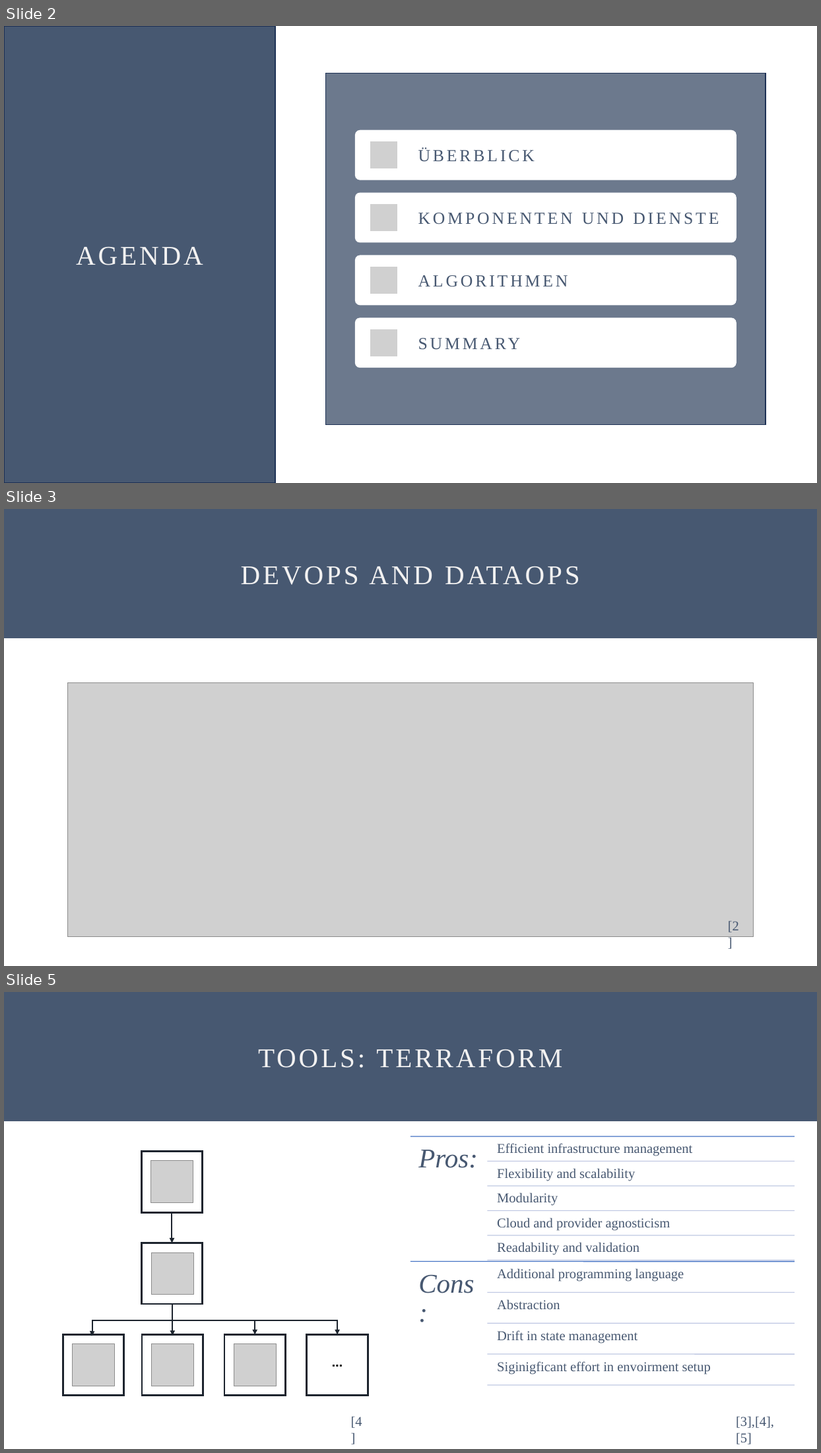
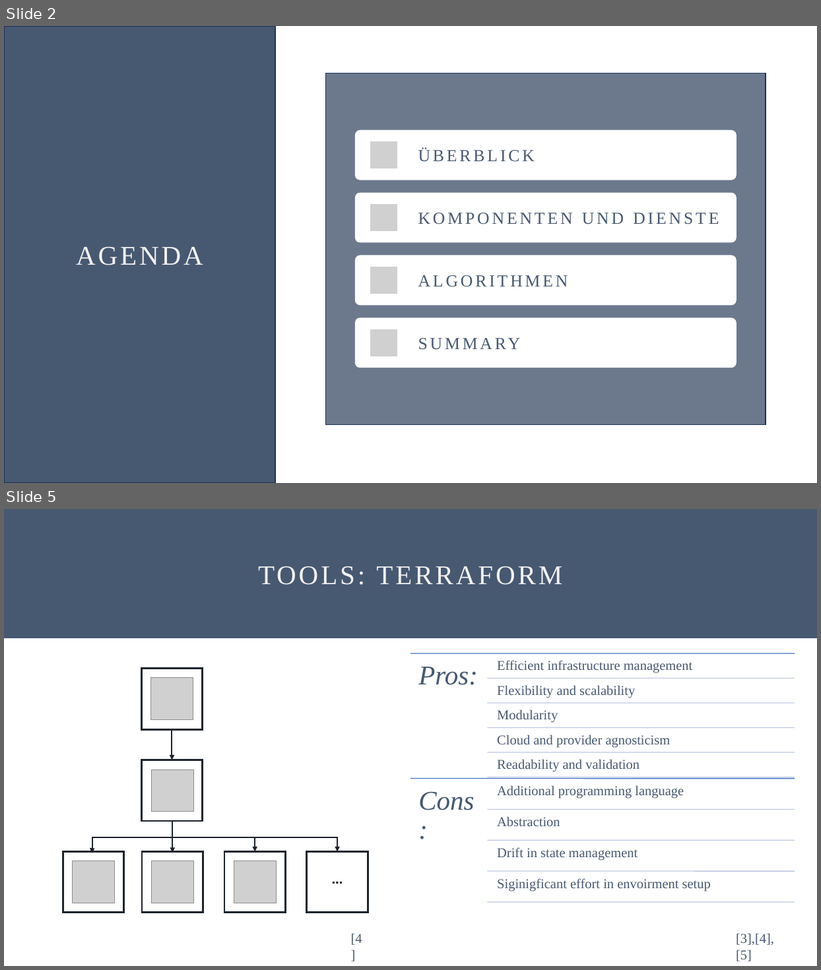
Before and after one commit to Oddl42/DLMCSITSDS01_IT_Sicherheit, a slide deck: Aufgabe/DLMCSITSDS01_Willkens_IU14073577_TLS_20240530.pptx. Shown one above the other, each under a label of ours: slides 2, 3 and 5 before the commit, slides 2 and 5 after it; the slides between them are not shown. The pictures are 821x1453 and 821x970 pixels, drawn with LibreOffice and Linux fonts; fonts in the diff are those of the drawing; grey boxes stand for pictures. Boxes give left, top, right and bottom in pixels: in the first picture for what was removed or moved away, otherwise in the second. Text is boxed around its words. In the diff, an @@ line names an element or a change of style, - is before the commit and + after.

```diff
--- a/Aufgabe/DLMCSITSDS01_Willkens_IU14073577_TLS_20240530.pptx
+++ b/Aufgabe/DLMCSITSDS01_Willkens_IU14073577_TLS_20240530.pptx
@@ slide 3 removed at (x1=4, y1=509, x2=817, y2=966), background #FFFFFF @@
@@ rectangle removed at (x1=4, y1=509, x2=817, y2=638) @@
-DEVOPS AND DATAOPS
@@ picture removed at (x1=67, y1=683, x2=754, y2=937) @@
@@ text removed at (x1=728, y1=921, x2=739, y2=933) @@
-[2]
```
Also in this commit, not shown: 3 slides added, 3 other slides removed.
